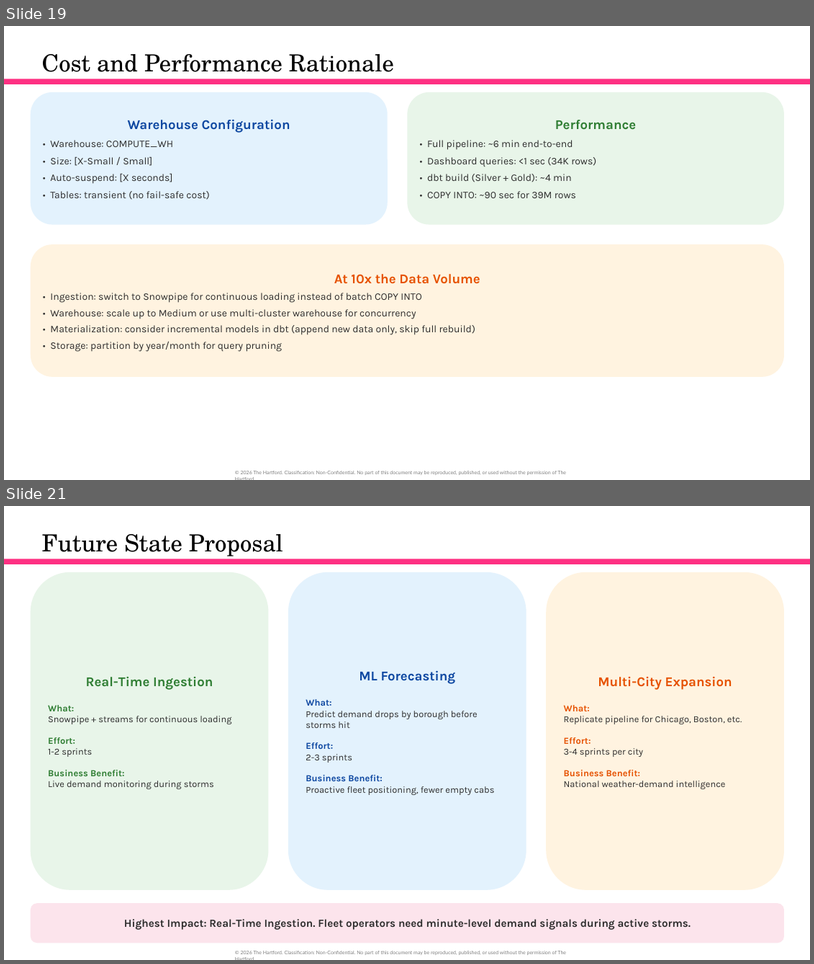
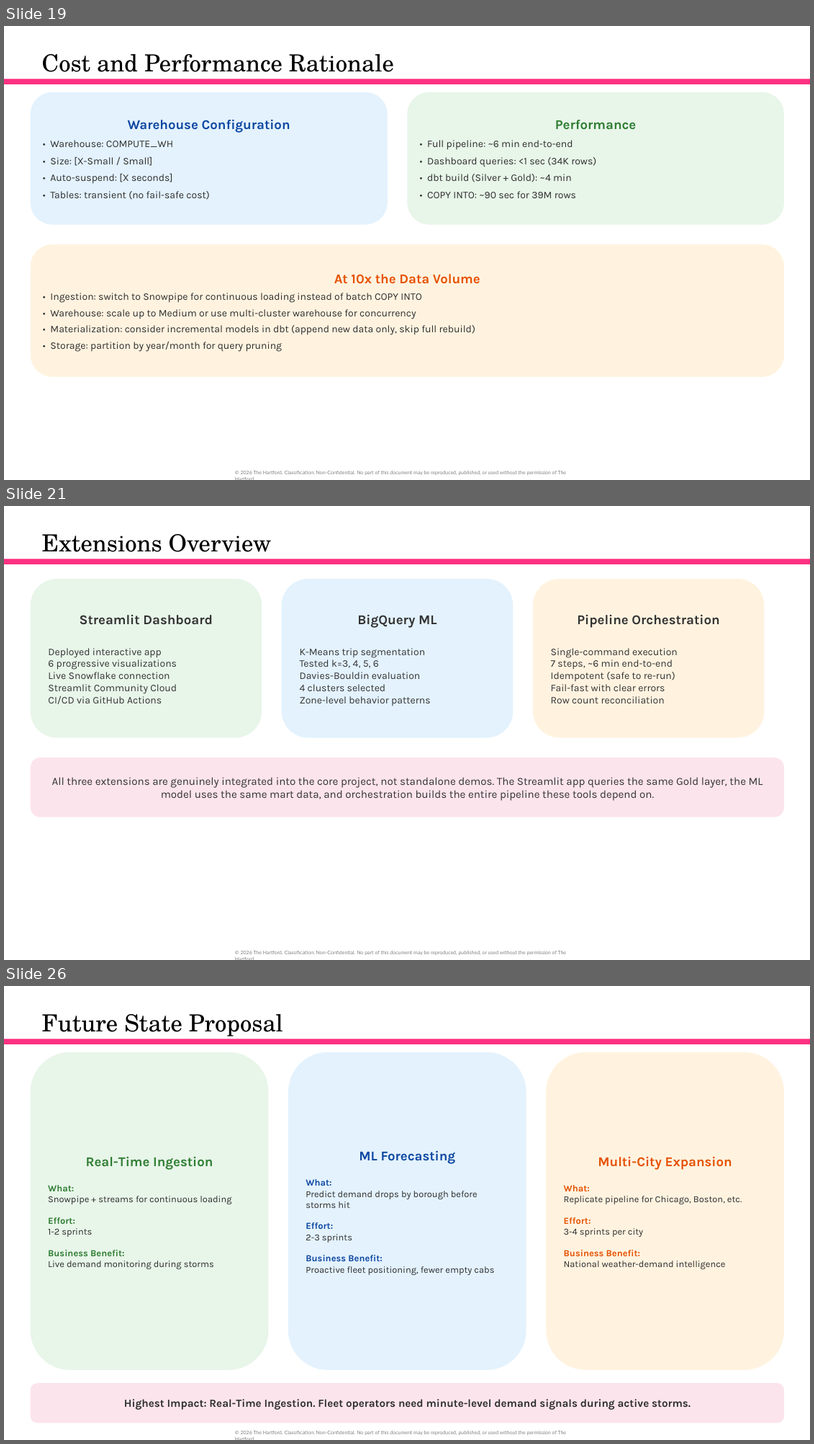
Before and after one commit to orlandojmarin/nyc-taxi-capstone, a slide deck: docs/Capstone_Presentation.pptx. Shown one above the other, each under a label of ours: slides 19 and 21 before the commit, slides 19, 21 and 26 after it; the slides between them are not shown. The pictures are 814x964 and 814x1444 pixels, drawn with LibreOffice and Linux fonts; fonts in the diff are those of the drawing. Boxes give left, top, right and bottom in pixels: in the first picture for what was removed or moved away, otherwise in the second. Text is boxed around its words. In the diff, an @@ line names an element or a change of style, - is before the commit and + after.

Commit message:
Update presentation with extensions section and filled-in findings

```diff
--- a/docs/Capstone_Presentation.pptx
+++ b/docs/Capstone_Presentation.pptx
@@ slide 21 added at <box>4,506,810,960</box>, background #FFFFFF; not listed: 1 template element that a slide beside it also shows @@
@@ title added at <box>42,534,272,559</box>, 28 pt, text #000000 @@
+Extensions Overview
@@ rectangle added at <box>4,559,810,564</box>, fill #FE3082 @@
@@ rounded rectangle added at <box>31,579,262,737</box>, fill #E8F5E9, 12 pt, text #333333 @@
+Streamlit Dashboard
+Deployed interactive app
+6 progressive visualizations
+Live Snowflake connection
+Streamlit Community Cloud
+CI/CD via GitHub Actions
@@ rounded rectangle added at <box>282,579,513,737</box>, fill #E3F2FD, 12 pt, text #333333 @@
+BigQuery ML
+K-Means trip segmentation
+Tested k=3, 4, 5, 6
+Davies-Bouldin evaluation
+4 clusters selected
+Zone-level behavior patterns
@@ rounded rectangle added at <box>533,579,765,737</box>, fill #FFF3E0, 12 pt, text #333333 @@
+Pipeline Orchestration
+Single-command execution
+7 steps, ~6 min end-to-end
+Idempotent (safe to re-run)
+Fail-fast with clear errors
+Row count reconciliation
@@ rounded rectangle added at <box>31,758,785,817</box>, fill #FCE4EC, 13 pt, text #333333 @@
+All three extensions are genuinely integrated into the core project, not standalone demos. The Streamlit app queries the same Gold layer, the ML model uses the same mart data, and orchestration builds the entire pipeline these tools depend on.
@@ what was slide 21 is now slide 26 @@
```
Also in this commit, not shown: 9 slides changed, 6 other slides added, 2 slides removed, 3 other files.
